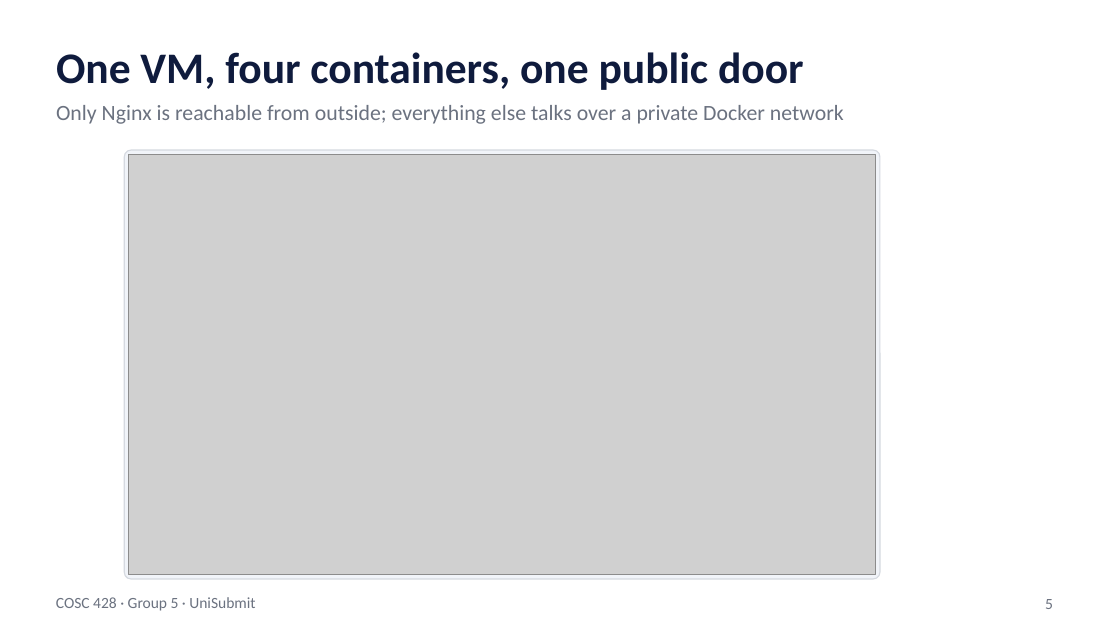
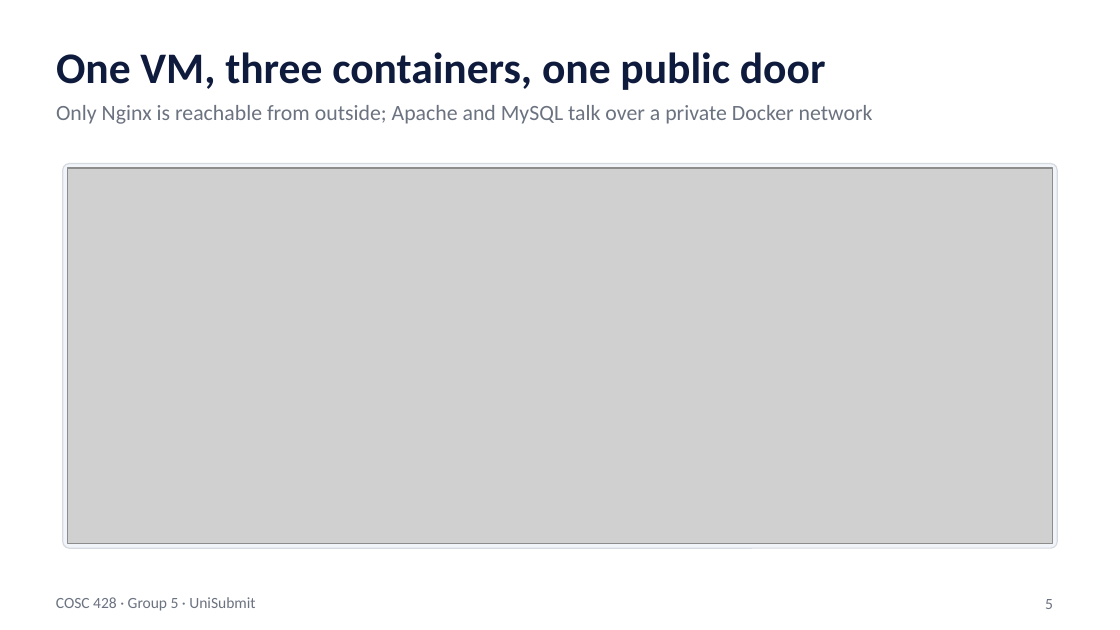
Before and after one commit to IRIR-Java/unisubmit, a slide deck: slide 5 of docs/COSC428_Group5_UniSubmit_Slides.pptx. Drawn at 1120x630 pixels with LibreOffice and Linux fonts; fonts in the diff are those of the drawing; grey boxes stand for pictures. Boxes give left, top, right and bottom in pixels: in the first picture for what was removed or moved away, otherwise in the second. Text is boxed around its words. In the diff, an @@ line names an element or a change of style, - is before the commit and + after.

```diff
--- a/docs/COSC428_Group5_UniSubmit_Slides.pptx
+++ b/docs/COSC428_Group5_UniSubmit_Slides.pptx
@@ title at (56,52,826,90): text changed @@
-One VM, four containers, one public door
+One VM, three containers, one public door
@@ text at (56,105,873,124): text changed @@
-Only Nginx is reachable from outside; everything else talks over a private Docker network
+Only Nginx is reachable from outside; Apache and MySQL talk over a private Docker network
@@ rounded rectangle: place and size @@
-rounded rectangle at (124,150,880,579)
+rounded rectangle at (63,164,1057,549)
@@ rounded rectangle at (63,164,1057,549): proportions changed @@
@@ picture: place and size @@
-picture at (129,155,876,575)
+picture at (67,168,1053,543)
```
Also in this commit, not shown: 9 other slides changed, 3 slides added, 4 slides removed, 30 other files.
